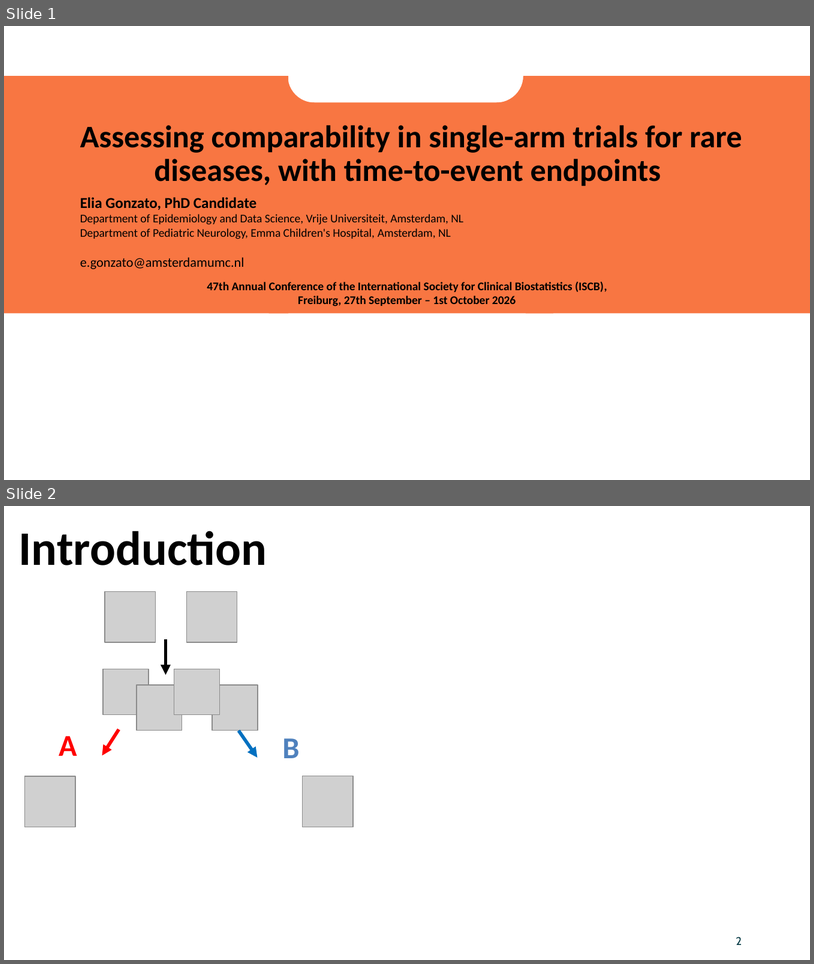
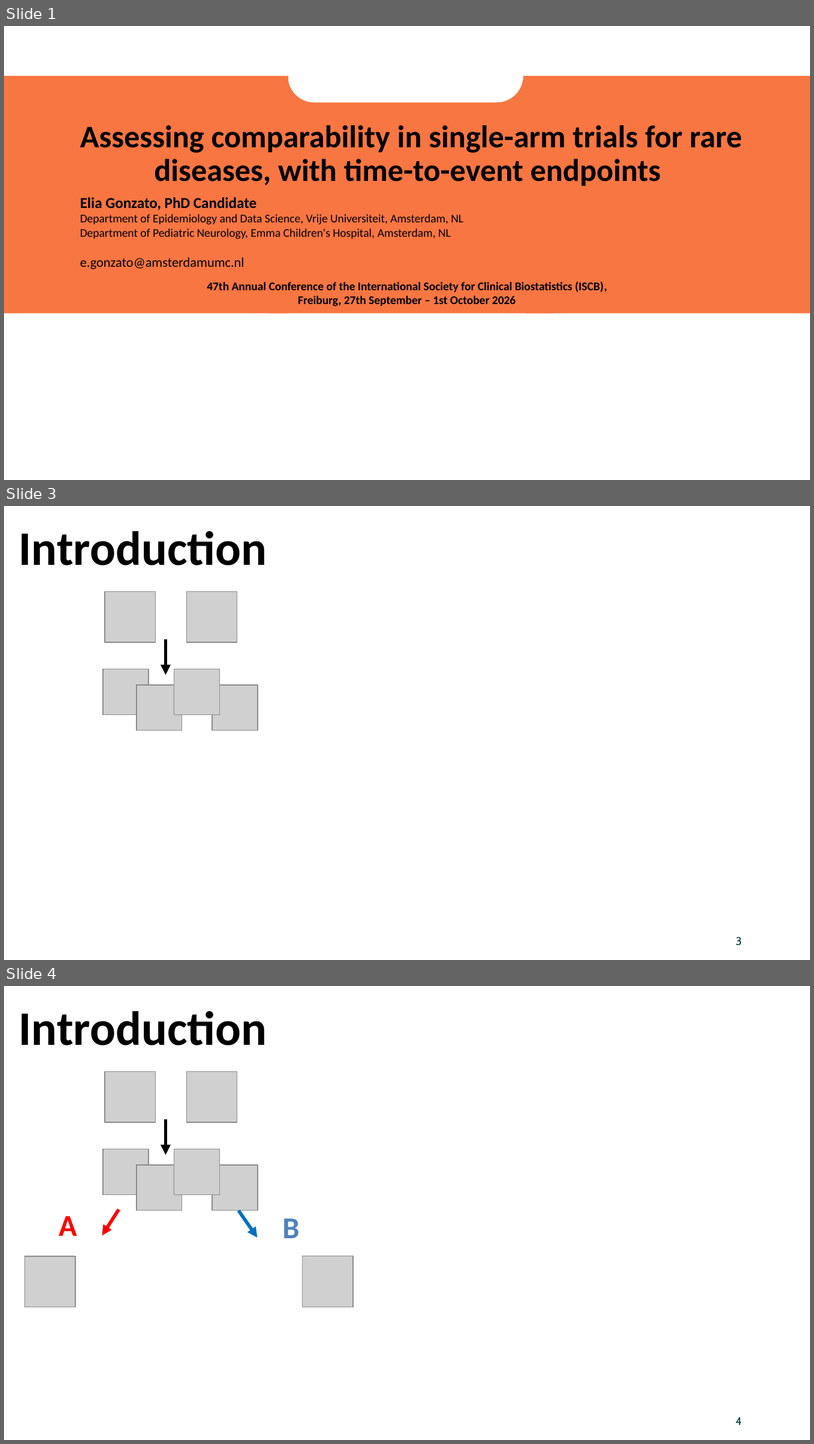
Before and after one commit to egonzato/PortfolioSetUp, a slide deck: public/assessing_comparability_sat_anchoring_eg_submission.pptx. Shown one above the other, each under a label of ours: slides 1 and 2 before the commit, slides 1, 3 and 4 after it; the slides between them are not shown. The pictures are 814x964 and 814x1444 pixels, drawn with LibreOffice and Linux fonts; fonts in the diff are those of the drawing; grey boxes stand for pictures; background and template pictures are left out. Boxes give left, top, right and bottom in pixels: in the first picture for what was removed or moved away, otherwise in the second. Text is boxed around its words. In the diff, an @@ line names an element or a change of style, - is before the commit and + after.

```diff
--- a/public/assessing_comparability_sat_anchoring_eg_submission.pptx
+++ b/public/assessing_comparability_sat_anchoring_eg_submission.pptx
@@ slide 3 added at <box>4,506,810,960</box>, background picture (left out) @@
@@ text added at <box>19,531,267,565</box>, 42.9 pt, text #000000, bold @@
+Introduction
@@ picture added at <box>105,591,156,642</box> @@
@@ picture added at <box>186,591,237,642</box> @@
@@ arrow added from (166, 639) to (166, 675), #000000 3 pt @@
@@ picture added at <box>103,669,149,714</box> @@
@@ picture added at <box>136,685,182,730</box> @@
@@ picture added at <box>174,669,219,714</box> @@
@@ picture added at <box>212,685,257,730</box> @@
@@ page number added at <box>736,936,742,945</box>, 10 pt, text #003741 @@
+3
@@ what was slide 2 is now slide 4 @@
@@ page number at <box>736,1417,742,1425</box>: text changed @@
-2
+4
```
Also in this commit, not shown: 6 slides changed, 4 other slides added, 1 other file.
